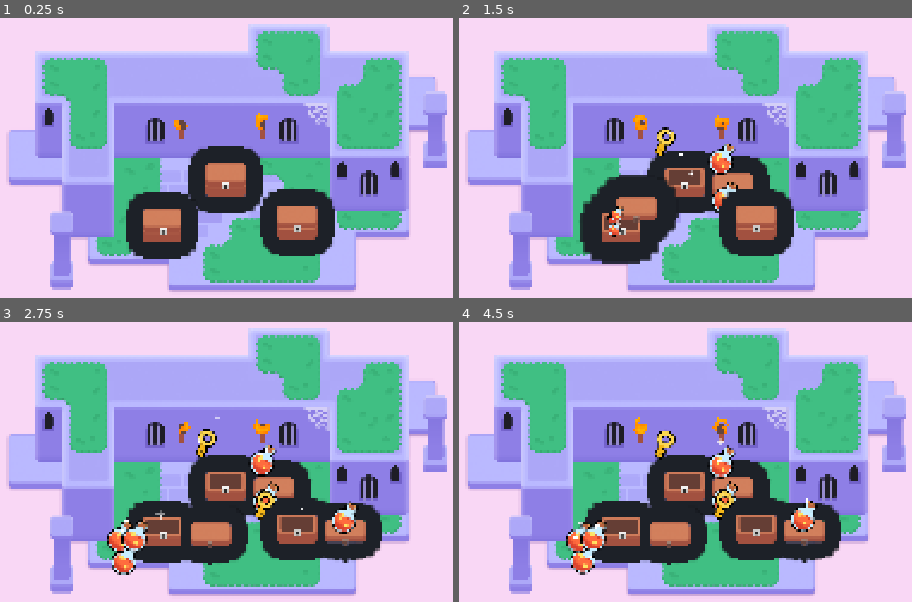
Above: before the commit, frames 1-4 (two rows, left to right).
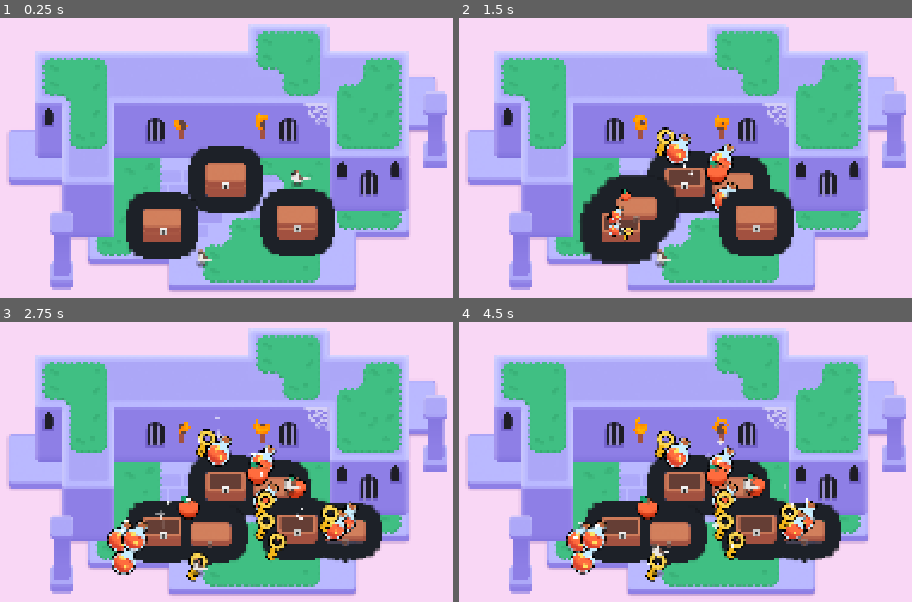
Above: after the commit, the same moments.

Repository: DestiinChoi/M6-Looting
Game: Godot game, scene res://lessons/mini_dungeon.tscn
Two runs of this game, one before a commit and one after it. Both use one fixed random seed, a clock stepped at 60 frames per second and the inputs below.
Inputs (mouse positions are in pixels of both pictures, inside the frame that each line leads up to):
- Up to frame 1 (0.25 s): no input
- Up to frame 2 (1.5 s): tap Enter at 0.5 s; move the mouse to (685, 180) at 0.52 s; hold D (move_right) 0.53-1.28 s; tap Z at 0.6, 1.35 s; click (685, 180) at 0.67 s; tap Space at 0.77 s; move the mouse to (622, 225) at 1.27 s; hold S (move_down) from 1.28 s (still down); click (622, 225) at 1.42 s
- Up to frame 3 (2.75 s): tap Space at 1.52 s; move the mouse to (298, 526) at 2.02 s; release S (move_down) at 2.03 s; hold D (move_right) from 2.03 s (still down); tap Z at 2.1 s; click (298, 526) at 2.17 s
- Up to frame 4 (4.5 s): move the mouse to (640, 568) at 2.77 s; release D (move_right) at 2.78 s; hold W (move_up) 2.78-3.53 s; tap Z at 2.85, 3.6, 4.35 s; click (640, 568) at 2.92 s; tap Space at 3.02, 3.77 s; move the mouse to (outside the picture) at 3.52 s; hold A (move_left) from 3.53 s (still down); click (outside the picture) at 3.67 s; move the mouse to (outside the picture) at 4.27 s; click (outside the picture) at 4.42 s

The runs differ from the first frame. In frame 1, 0.3% of the frame differs, in the area x 43-69%, y 54-90%; in frame 2, 1.1%; in frame 3, 2.9%; in frame 4, 3.0%, in the area x 39-78%, y 40-93%.

Commit message:
Lesson 9 Complete

Diff:
--- /dev/null
+++ b/assets/bird/bird.gd
@@ -0,0 +1,42 @@
+extends Node2D
+
+@onready var timer: Timer = $Timer
+@onready var bird: Sprite2D = $Bird
+@onready var shadow: Sprite2D = $Shadow
+
+
+func _ready() -> void:
+	timer.wait_time = 2.0
+	timer.start()
+
+func hop_around() -> void:
+	var random_angle := randf_range(0.0, 2.0 * PI)
+	var random_direction := Vector2(1.0, 0.0).rotated(random_angle)
+	var random_distance := randf_range(15.0, 20.0)
+
+	var land_position := random_direction * random_distance
+	const FLIGHT_TIME := 0.4
+	const HALF_FLIGHT_TIME := FLIGHT_TIME / 2.0
+	var tween := create_tween()
+	tween.set_parallel()
+	tween.tween_property(bird, "position:x", land_position.x, FLIGHT_TIME)
+	tween = create_tween()
+	tween.set_trans(Tween.TRANS_QUAD)
+	tween.set_ease(Tween.EASE_OUT)
+	var jump_height := randf_range(20.0, 60.0)
+	tween.tween_property(bird, "position:y", land_position.y - jump_height, HALF_FLIGHT_TIME)
+	tween.set_ease(Tween.EASE_IN)
+	tween.tween_property(bird, "position:y", land_position.y, HALF_FLIGHT_TIME)
+	if tween.finished:
+		timer.start()
+
+	tween = create_tween()
+	tween.set_parallel()
+	tween.tween_property(shadow, "position:x", land_position.x, FLIGHT_TIME)
+	tween.tween_property(shadow, "position:y", land_position.y, FLIGHT_TIME)
+
+
+func _on_timer_timeout() -> void:
+	timer.wait_time = randf_range(2.0, 5.0)
+	z_index = 100
+	hop_around()
--- /dev/null
+++ b/assets/bird/bird.tscn
@@ -0,0 +1,20 @@
+[gd_scene load_steps=4 format=3 uid="uid://nnimm2wqrojb"]
+
+[ext_resource type="Script" uid="uid://bmo6y5xttlknc" path="res://assets/bird/bird.gd" id="1_6yta1"]
+[ext_resource type="PackedScene" uid="uid://dnetm54guji21" path="res://assets/bird/shadow.tscn" id="1_jmh6a"]
+[ext_resource type="Texture2D" uid="uid://bwhshkk62k3bh" path="res://assets/bird/sparrow.png" id="2_6yta1"]
+
+[node name="Bird" type="Node2D"]
+script = ExtResource("1_6yta1")
+
+[node name="Shadow" parent="." instance=ExtResource("1_jmh6a")]
+position = Vector2(0, -2.2737368e-13)
+offset = Vector2(-4.5, 17)
+
+[node name="Bird" type="Sprite2D" parent="."]
+texture = ExtResource("2_6yta1")
+
+[node name="Timer" type="Timer" parent="."]
+wait_time = 5.0
+
+[connection signal="timeout" from="Timer" to="." method="_on_timer_timeout"]
--- a/assets/torch/torch.gd
+++ b/assets/torch/torch.gd
@@ -5,3 +5,15 @@
 func _ready() -> void:
 	# This parameter of the shader material gives each flame a slightly different look and randomized animation.
 	flame.material.set("shader_parameter/offset", global_position * 0.1)
+
+func _input_event(viewport: Viewport, event: InputEvent, shape_index: int) -> void:
+	var event_is_mouse_click: bool = (
+		event is InputEventMouseButton and
+		event.button_index == MOUSE_BUTTON_LEFT and
+		event.is_pressed()
+	)
+	if event_is_mouse_click:
+		if flame.visible:
+			flame.visible = false
+		else:
+			flame.visible = true
--- a/assets/torch/torch.tscn
+++ b/assets/torch/torch.tscn
@@ -17,18 +17,21 @@
 fractal_type = 0
 
 [sub_resource type="NoiseTexture2D" id="NoiseTexture2D_1dd3t"]
+noise = SubResource("FastNoiseLite_ht4je")
 seamless = true
-noise = SubResource("FastNoiseLite_ht4je")
 
 [sub_resource type="ShaderMaterial" id="ShaderMaterial_tuqmc"]
 resource_local_to_scene = true
 shader = ExtResource("2_2ljxm")
+shader_parameter/noise_sampler = SubResource("NoiseTexture2D_1dd3t")
+shader_parameter/flame_gradient = SubResource("GradientTexture1D_cnwig")
 shader_parameter/time_scale = 1.0
 shader_parameter/offset = Vector2(0, 0)
-shader_parameter/noise_sampler = SubResource("NoiseTexture2D_1dd3t")
-shader_parameter/flame_gradient = SubResource("GradientTexture1D_cnwig")
 
-[node name="Torch" type="Node2D"]
+[sub_resource type="RectangleShape2D" id="RectangleShape2D_anpqn"]
+size = Vector2(18, 50)
+
+[node name="Torch" type="Area2D"]
 script = ExtResource("1_8rman")
 
 [node name="TorchBody" type="Sprite2D" parent="."]
@@ -40,3 +43,8 @@
 position = Vector2(0, -30)
 scale = Vector2(0.28038, 0.28038)
 texture = ExtResource("3_5oi5q")
+
+[node name="CollisionShape2D" type="CollisionShape2D" parent="."]
+visible = false
+position = Vector2(0, 1)
+shape = SubResource("RectangleShape2D_anpqn")
--- a/lessons/chest/chest.gd
+++ b/lessons/chest/chest.gd
@@ -19,7 +19,7 @@
 	animation_player.play("open")
 	if possible_items.is_empty():
 		return
-	for current_index in range(randi_range(1, 3)):
+	for current_index in range(randi_range(3, 8)):
 		_spawn_random_item()
 
 func _input_event(viewport: Viewport, event: InputEvent, shape_index: int) -> void:
--- a/lessons/items/item.gd
+++ b/lessons/items/item.gd
@@ -4,6 +4,22 @@
 
 func _ready() -> void:
 	play_floating_animation()
+	get_viewport().physics_object_picking_sort = true
+	get_viewport().physics_object_picking_first_only = true
+
+func _input_event(viewport: Viewport, event: InputEvent, shape_index: int) -> void:
+	var event_is_mouse_click: bool = (
+		event is InputEventMouseButton and
+		event.button_index == MOUSE_BUTTON_LEFT and
+		event.is_pressed()
+	)
+	if event_is_mouse_click:
+		_clicked()
+
+func _clicked() -> void:
+	var tween := create_tween()
+	tween.tween_property(self, "scale", Vector2(0, 0), 0.25)
+	tween.finished.connect(queue_free)
 
 
 func play_floating_animation() -> void:
--- a/lessons/mini_dungeon.tscn
+++ b/lessons/mini_dungeon.tscn
@@ -7,6 +7,7 @@
 [ext_resource type="Texture2D" uid="uid://l0y1k1obencd" path="res://assets/dungeon/spider_web.png" id="5_ywba7"]
 [ext_resource type="PackedScene" uid="uid://eundh35r605v" path="res://assets/torch/torch.tscn" id="6_fokey"]
 [ext_resource type="PackedScene" uid="uid://c411x3u48jewu" path="res://lessons/chest/chest.tscn" id="7_jj8kc"]
+[ext_resource type="PackedScene" uid="uid://nnimm2wqrojb" path="res://assets/bird/bird.tscn" id="8_weevb"]
 
 [sub_resource type="TileSetAtlasSource" id="TileSetAtlasSource_6s4s5"]
 texture = ExtResource("1_sym7n")
@@ -331,3 +332,9 @@
 
 [node name="Chest3" parent="Background" instance=ExtResource("7_jj8kc")]
 position = Vector2(756, 349)
+
+[node name="Bird" parent="Background" instance=ExtResource("8_weevb")]
+position = Vector2(535, 433)
+
+[node name="Bird2" parent="Background" instance=ExtResource("8_weevb")]
+position = Vector2(763, 240)
Not shown, added: assets/bird/bird.gd.uid
Not shown: 1 places in assets/torch/torch.tscn that only renumber resources
Not shown: 1 places in lessons/mini_dungeon.tscn that only renumber resources
